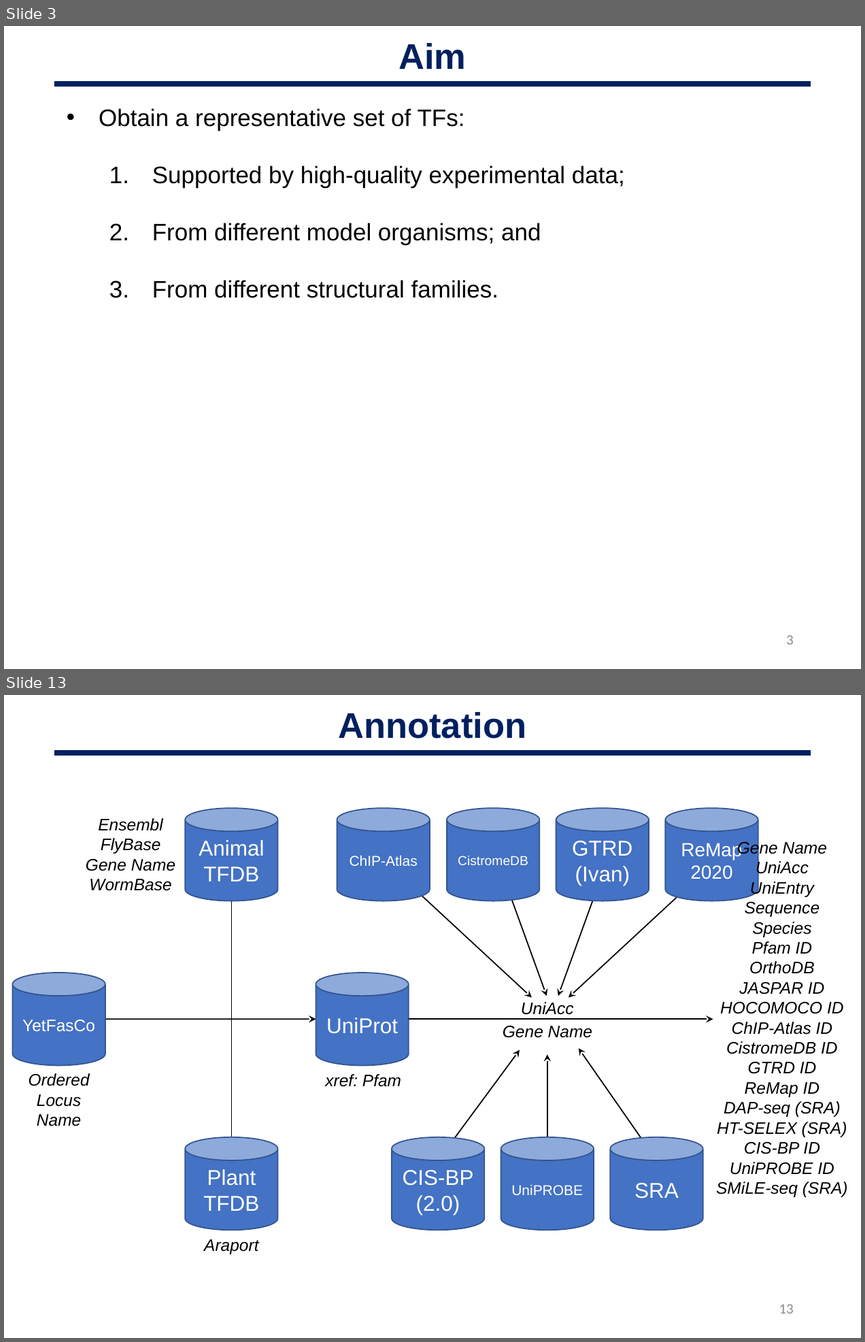
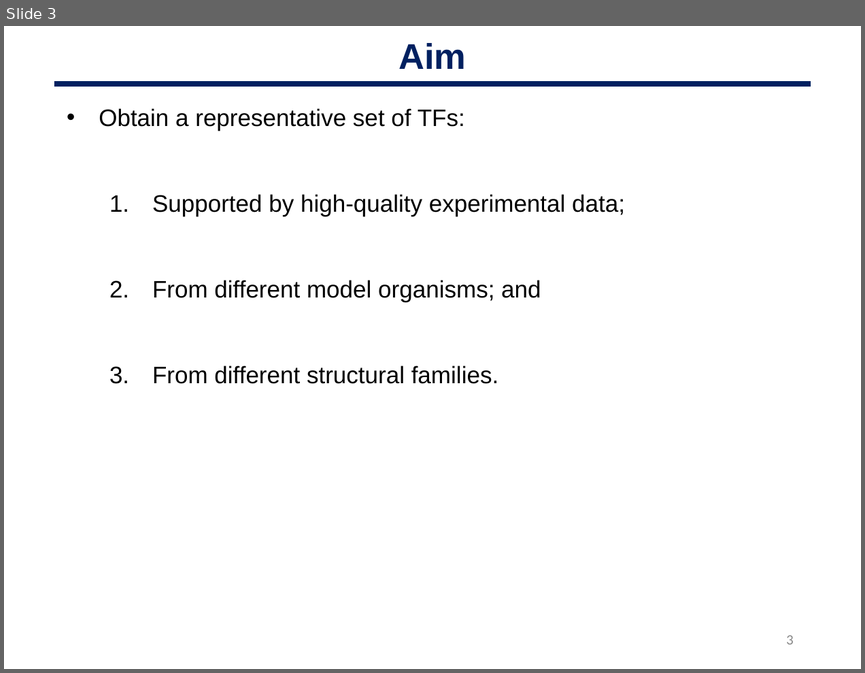
Before and after one commit to oriolfornes/GRECO-BIT-TFBS-annotations, a slide deck: Slides/OF_200218_GREEKC.pptx. Shown one above the other, each under a label of ours: slides 3 and 13 before the commit, slide 3 after it; the slides between them are not shown. The pictures are 865x1342 and 865x673 pixels, drawn with LibreOffice and Linux fonts; fonts in the diff are those of the drawing. Boxes give left, top, right and bottom in pixels: in the first picture for what was removed or moved away, otherwise in the second. Text is boxed around its words. In the diff, an @@ line names an element or a change of style, - is before the commit and + after.

```diff
--- a/Slides/OF_200218_GREEKC.pptx
+++ b/Slides/OF_200218_GREEKC.pptx
@@ slide 13 removed at (4,695,861,1338), background #FFFFFF @@
@@ text removed at (338,712,526,739) @@
-Annotation
@@ line removed from (54, 753) to (810, 753) @@
@@ cylinder removed at (185,808,277,900) @@
-Animal
-TFDB
@@ cylinder removed at (337,808,430,900) @@
-ChIP-Atlas
@@ cylinder removed at (447,808,540,900) @@
-CistromeDB
@@ cylinder removed at (555,808,649,900) @@
-GTRD
-(Ivan)
@@ cylinder removed at (666,808,758,900) @@
-ReMap
-2020
@@ text removed at (86,818,175,891) @@
-Ensembl
-FlyBase
-Gene Name
-WormBase
@@ text removed at (716,840,848,1197) @@
-Gene Name
-UniAcc
-UniEntry
-Sequence
-Species
-Pfam ID
-OrthoDB
-JASPAR ID
-HOCOMOCO ID
-ChIP-Atlas ID
-CistromeDB ID
-GTRD ID
-ReMap ID
-DAP-seq (SRA)
-HT-SELEX (SRA)
-CIS-BP ID
-UniPROBE ID
-SMiLE-seq (SRA)
@@ arrow removed from (387, 864) to (532, 998) @@
@@ arrow removed from (498, 864) to (547, 996) @@
@@ arrow removed from (606, 864) to (558, 996) @@
@@ arrow removed from (713, 864) to (568, 998) @@
@@ line removed from (231, 1137) to (231, 900) @@
@@ cylinder removed at (13,972,105,1065) @@
-YetFasCo
@@ cylinder removed at (316,972,409,1065) @@
-UniProt
@@ arrow removed from (105, 1019) to (316, 1019) @@
@@ arrow removed from (409, 1019) to (713, 1019) @@
@@ text removed at (521,1002,574,1015) @@
-UniAcc
@@ text removed at (502,1025,592,1038) @@
-Gene Name
@@ arrow removed from (439, 1160) to (520, 1050) @@
@@ arrow removed from (547, 1137) to (547, 1054) @@
@@ arrow removed from (657, 1160) to (578, 1048) @@
@@ text removed at (28,1073,90,1126) @@
-Ordered
-Locus
-Name
@@ text removed at (325,1074,401,1087) @@
-xref: Pfam
@@ cylinder removed at (185,1137,277,1229) @@
-Plant
-TFDB
@@ cylinder removed at (392,1137,484,1229) @@
-CIS-BP
-(2.0)
@@ cylinder removed at (501,1137,594,1229) @@
-UniPROBE
@@ cylinder removed at (610,1137,702,1229) @@
-SRA
@@ text removed at (204,1239,258,1254) @@
-Araport
@@ page number removed at (779,1304,793,1313) @@
-13
@@ slide 3 changed as well @@
@@ text "Obtain a representative set of ..." rewrapped from (99,108,625,298) to (99,108,625,384) @@
```
Also in this commit, not shown: 2 other slides changed, 6 slides added, 9 other slides removed, 2 other files.
